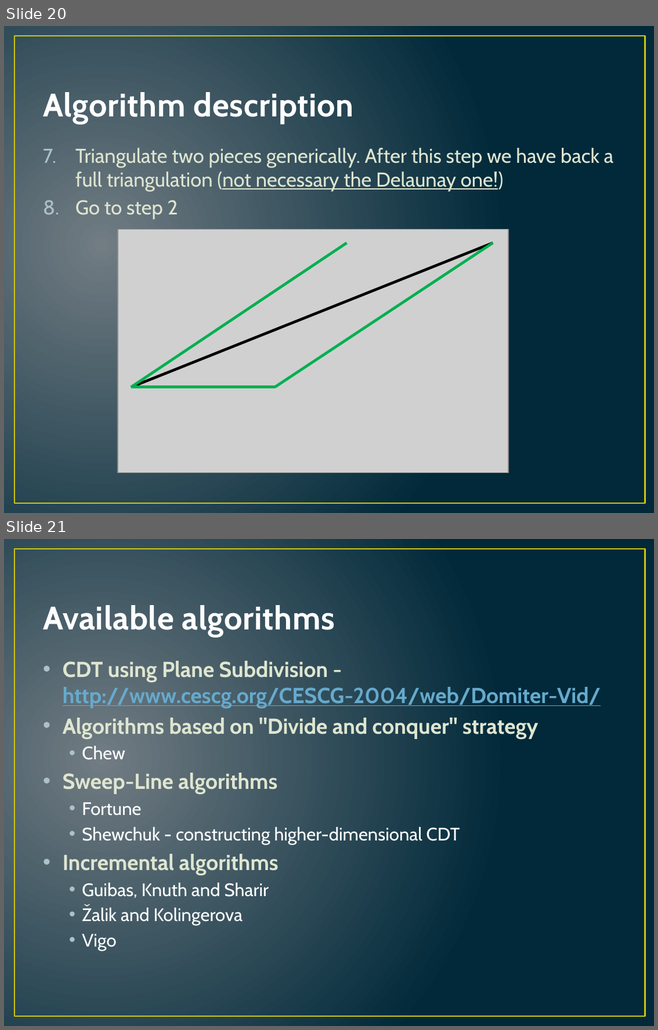
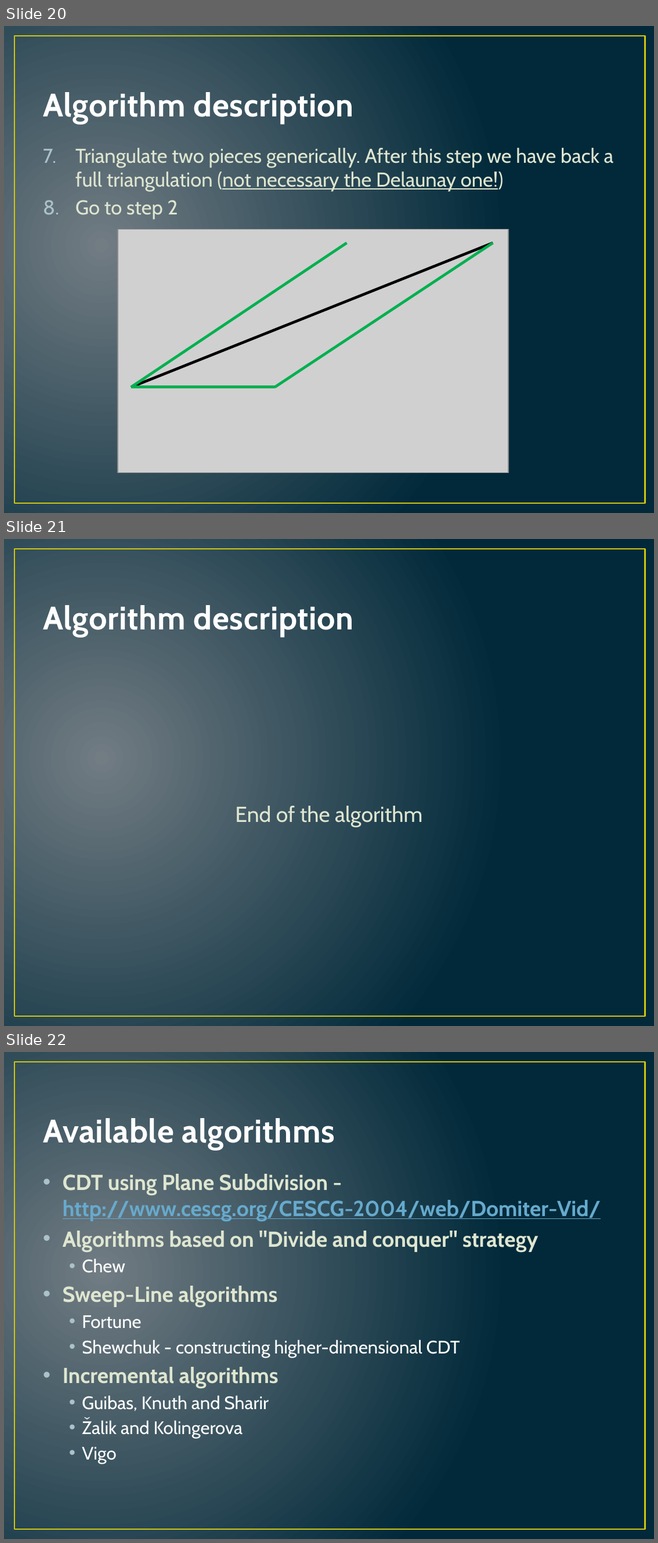
Before and after one commit to hugebdu/jdt-refactored, a slide deck: extra/CDT.pptx. Shown one above the other, each under a label of ours: slides 20 and 21 before the commit, slides 20, 21 and 22 after it. The pictures are 658x1030 and 658x1543 pixels, drawn with LibreOffice and Linux fonts; fonts in the diff are those of the drawing; grey boxes stand for pictures. Boxes give left, top, right and bottom in pixels: in the first picture for what was removed or moved away, otherwise in the second. Text is boxed around its words. In the diff, an @@ line names an element or a change of style, - is before the commit and + after.

```diff
--- a/extra/CDT.pptx
+++ b/extra/CDT.pptx
@@ slide 21 added at (4, 539, 654, 1026), background gradient #717C84 to #01293A; not listed: 1 template element that a slide beside it also shows @@
@@ title added at (43, 605, 354, 637), 36 pt, text #FEFEFE, bold @@
+Algorithm description
@@ text added at (235, 806, 422, 827), 24 pt, text #DFE6D0 @@
+End of the algorithm
@@ what was slide 21 is now slide 22 @@
```
Also in this commit, not shown: 1 other slide added.
